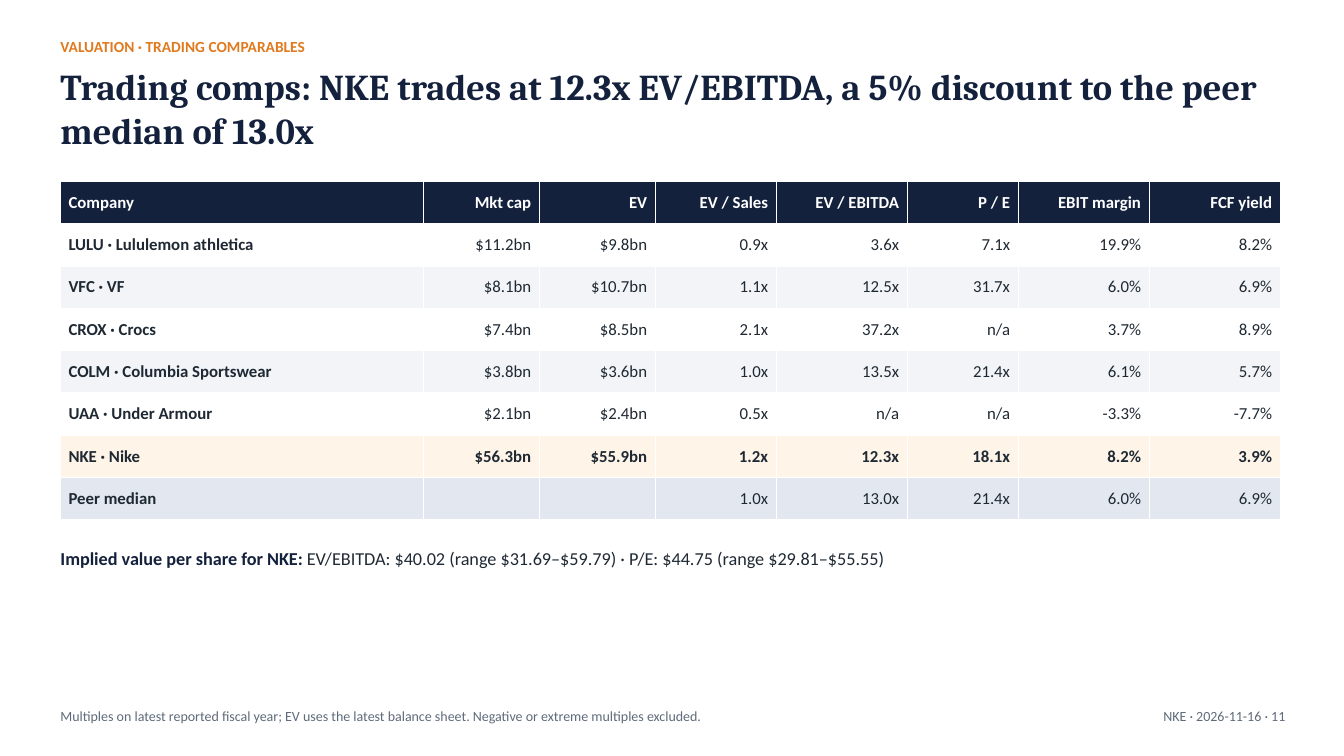
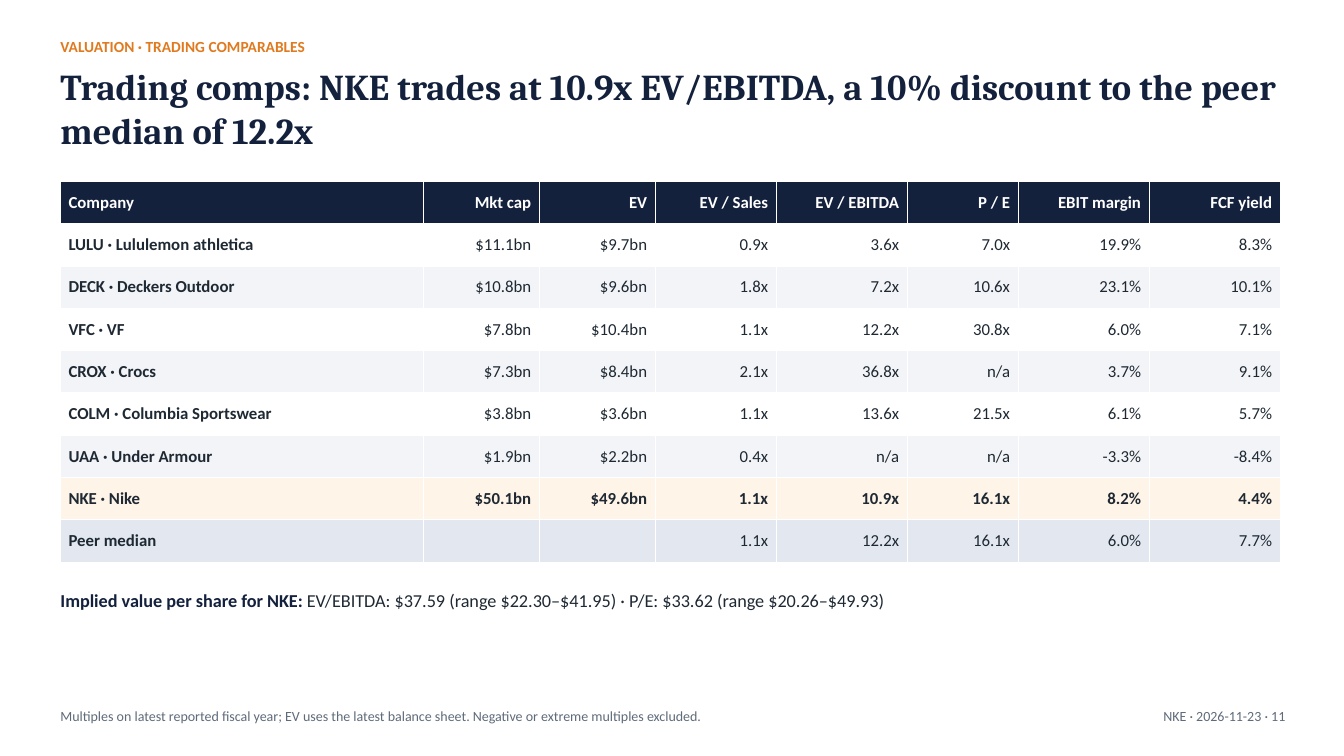
Before and after one commit to Abhishek10-r/ticker-to-thesis, a slide deck: slide 11 of examples/nike/latest/NKE_pitch_deck.pptx. Drawn at 1344x756 pixels with LibreOffice and Linux fonts; fonts in the diff are those of the drawing. Boxes give left, top, right and bottom in pixels: in the first picture for what was removed or moved away, otherwise in the second. Text is boxed around its words. In the diff, an @@ line names an element or a change of style, - is before the commit and + after.

```diff
--- a/examples/nike/latest/NKE_pitch_deck.pptx
+++ b/examples/nike/latest/NKE_pitch_deck.pptx
@@ text at (x1=60, y1=74, x2=1276, y2=145): text changed @@
-Trading comps: NKE trades at 12.3x EV/EBITDA, a 5% discount to the peer median of 13.0x
+Trading comps: NKE trades at 10.9x EV/EBITDA, a 10% discount to the peer median of 12.2x
@@ table at (x1=60, y1=181, x2=1280, y2=563) @@
-row 2: LULU · Lululemon athletica | $11.2bn | $9.8bn | 0.9x | 3.6x | 7.1x | 19.9% | 8.2%
-row 3: VFC · VF | $8.1bn | $10.7bn | 1.1x | 12.5x | 31.7x | 6.0% | 6.9%
-row 4: CROX · Crocs | $7.4bn | $8.5bn | 2.1x | 37.2x | n/a | 3.7% | 8.9%
-row 5: COLM · Columbia Sportswear | $3.8bn | $3.6bn | 1.0x | 13.5x | 21.4x | 6.1% | 5.7%
-row 6: UAA · Under Armour | $2.1bn | $2.4bn | 0.5x | n/a | n/a | -3.3% | -7.7%
-row 7: NKE · Nike | $56.3bn | $55.9bn | 1.2x | 12.3x | 18.1x | 8.2% | 3.9%
-row 8: Peer median |  |  | 1.0x | 13.0x | 21.4x | 6.0% | 6.9%
+row 2: LULU · Lululemon athletica | $11.1bn | $9.7bn | 0.9x | 3.6x | 7.0x | 19.9% | 8.3%
+row 3: DECK · Deckers Outdoor | $10.8bn | $9.6bn | 1.8x | 7.2x | 10.6x | 23.1% | 10.1%
+row 4: VFC · VF | $7.8bn | $10.4bn | 1.1x | 12.2x | 30.8x | 6.0% | 7.1%
+row 5: CROX · Crocs | $7.3bn | $8.4bn | 2.1x | 36.8x | n/a | 3.7% | 9.1%
+row 6: COLM · Columbia Sportswear | $3.8bn | $3.6bn | 1.1x | 13.6x | 21.5x | 6.1% | 5.7%
+row 7: UAA · Under Armour | $1.9bn | $2.2bn | 0.4x | n/a | n/a | -3.3% | -8.4%
+row 8: NKE · Nike | $50.1bn | $49.6bn | 1.1x | 10.9x | 16.1x | 8.2% | 4.4%
+row 9: Peer median |  |  | 1.1x | 12.2x | 16.1x | 6.0% | 7.7%
@@ text at (x1=60, y1=594, x2=884, y2=610): text changed @@
-Implied value per share for NKE: EV/EBITDA: $40.02 (range $31.69–$59.79) · P/E: $44.75 (range $29.81–$55.55)
+Implied value per share for NKE: EV/EBITDA: $37.59 (range $22.30–$41.95) · P/E: $33.62 (range $20.26–$49.93)
@@ text at (x1=1163, y1=711, x2=1285, y2=721): text changed @@
-NKE · 2026-11-16 · 11
+NKE · 2026-11-23 · 11
```
Also in this commit, not shown: 14 other slides changed, 4 other files.
